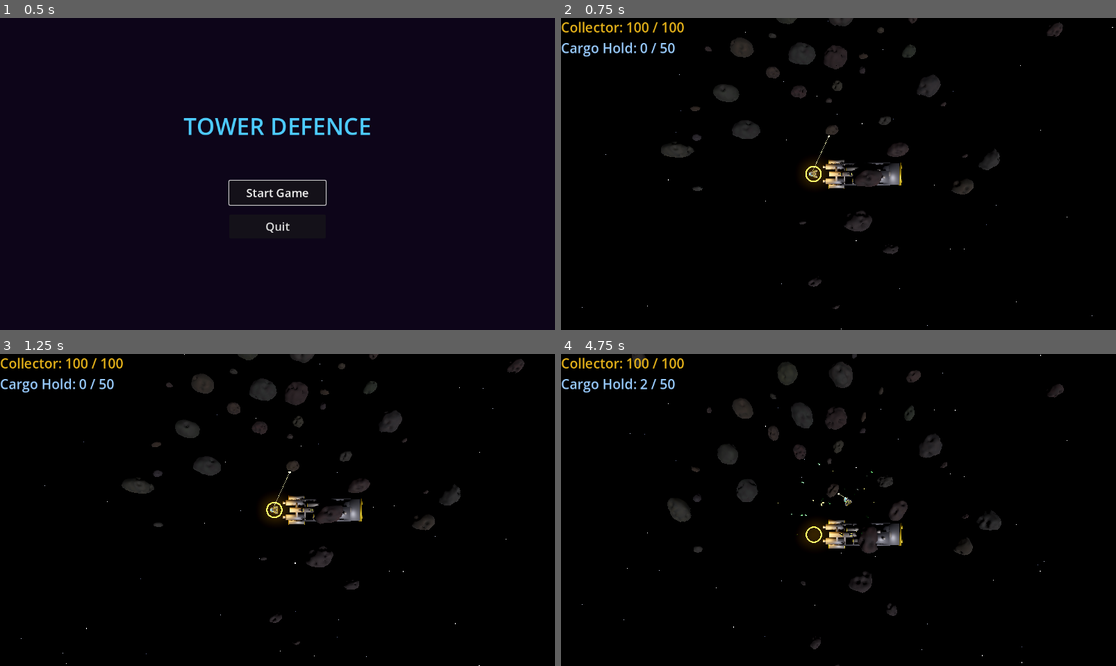
Above: before the commit, frames 1-4 (two rows, left to right).
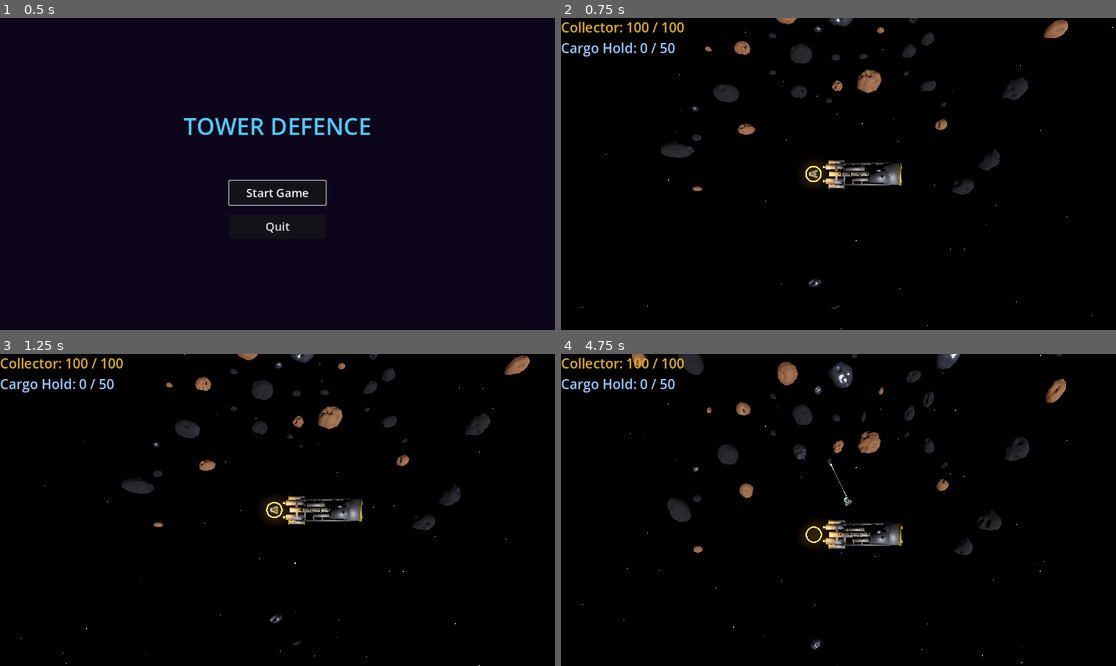
Above: after the commit, the same moments.

Repository: rgjhawkins/towerdefence
Game: Godot game, scene res://main_menu.tscn
Two runs of this game, one before a commit and one after it. Both use one fixed random seed, a clock stepped at 60 frames per second and the inputs below.
Inputs:
- Up to frame 1 (0.5 s): no input
- Up to frame 2 (0.75 s): click "Start Game" at 0.5 s
- Up to frame 3 (1.25 s): no input
- Up to frame 4 (4.75 s): hold D 1.28-2.03 s; hold A 2.03-2.78 s; hold D 2.78-3.53 s; hold W 3.53-4.28 s; hold A from 4.28 s (still down)

Frame 1 is identical in both runs. In frame 2, 2.6% of the frame differs, in the area x 22-92%, y 0-94%; in frame 3, 2.6%; in frame 4, 3.3%, in the area x 12-91%, y 0-100%.

Commit message:
Add asteroid type system (C/S/M) and OreBase class
- asteroid_base.gd: AsteroidBase extends StaticBody3D — owns model loading,
  collision, material, ore depletion. Virtual interface for type/ore/capacity.
- c_type_asteroid.gd: dark carbonaceous, 60% spawn rate, carbon ore
- s_type_asteroid.gd: reddish-brown silicaceous, 30% spawn rate, silicate ore
- m_type_asteroid.gd: metallic silver, 10% spawn rate, metal ore
- ore_base.gd: OreBase with drift/fade behavior and ore_type/value properties
- ore_piece.gd: now just extends OreBase
- asteroid_field.gd: spawns typed asteroids, preserves type through splitting
- mining_laser_turret.gd: uses AsteroidBase, gets ore scene from asteroid type

Co-Authored-By: Claude Sonnet 4.6 <noreply@anthropic.com>

Diff:
--- /dev/null
+++ b/asteroid_base.gd
@@ -0,0 +1,115 @@
+class_name AsteroidBase
+extends StaticBody3D
+## Base class for all asteroid types (C, S, M).
+## Call setup() after adding to the scene tree.
+## Subclasses override the virtual methods to define type identity,
+## appearance, ore type, and ore capacity.
+
+const ORE_SCENE := preload("res://ore_piece.tscn")
+
+var tier:          String = "large"
+var radius:        float  = 2.0
+var ore_remaining: int    = 0
+var mesh_root:     Node3D = null   # The instantiated GLB node — used by AsteroidField for hole markers
+
+
+# ── Virtual interface ─────────────────────────────────────────────────────────
+
+## Short identifier string: "C", "S", or "M".
+func get_asteroid_type() -> String:
+	return ""
+
+## Ore type identifier passed to spawned ore pieces.
+func get_ore_type() -> String:
+	return "generic"
+
+## Ore capacity for a given physical tier.
+func get_ore_capacity(t: String) -> int:
+	match t:
+		"large":  return 50
+		"medium": return 25
+		_:        return 12
+
+## Surface material applied to the mesh. Override for type-specific look.
+func _get_surface_material() -> StandardMaterial3D:
+	var mat := StandardMaterial3D.new()
+	mat.albedo_color = Color(0.4, 0.4, 0.4)
+	mat.roughness    = 0.9
+	mat.metallic     = 0.05
+	return mat
+
+## Ore scene to instantiate when this asteroid is mined.
+## Override to return a type-specific ore scene.
+func get_ore_scene() -> PackedScene:
+	return ORE_SCENE
+
+
+# ── Setup ─────────────────────────────────────────────────────────────────────
+
+## Initialise the asteroid. Must be called after add_child().
+func setup(model_path: String, r: float, t: String) -> void:
+	radius        = r
+	tier          = t
+	ore_remaining = get_ore_capacity(t)
+
+	add_to_group("asteroids")
+	set_meta("radius",        radius)
+	set_meta("tier",          tier)
+	set_meta("ore_remaining", ore_remaining)
+	set_meta("asteroid_type", get_asteroid_type())
+	set_meta("ore_type",      get_ore_type())
+
+	_load_model(model_path)
+
+
+func _load_model(path: String) -> void:
+	var scene := load(path) as PackedScene
+	if not scene:
+		push_warning("AsteroidBase: could not load model: " + path)
+		return
+
+	mesh_root       = scene.instantiate() as Node3D
+	mesh_root.scale = Vector3.ONE * radius
+	add_child(mesh_root)
+
+	_apply_material()
+	_build_collision()
+
+
+func _apply_material() -> void:
+	var mat := _get_surface_material()
+	for child in mesh_root.get_children():
+		if child is MeshInstance3D:
+			child.material_override = mat
+
+
+func _build_collision() -> void:
+	var col := CollisionShape3D.new()
+	var mi:  MeshInstance3D = null
+	for child in mesh_root.get_children():
+		if child is MeshInstance3D:
+			mi = child
+			break
+
+	if mi:
+		var trimesh := mi.mesh.create_trimesh_shape() as ConcavePolygonShape3D
+		var faces   := trimesh.get_faces()
+		for i in faces.size():
+			faces[i] *= radius
+		trimesh.set_faces(faces)
+		col.shape = trimesh
+	else:
+		var sphere   := SphereShape3D.new()
+		sphere.radius = radius
+		col.shape     = sphere
+
+	add_child(col)
+
+
+# ── Ore depletion ─────────────────────────────────────────────────────────────
+
+## Remove `amount` ore. Returns the new ore_remaining value.
+func deplete_ore(amount: int) -> int:
+	ore_remaining = maxi(0, ore_remaining - amount)
+	set_meta("ore_remaining", ore_remaining)
+	return ore_remaining
--- a/asteroid_field.gd
+++ b/asteroid_field.gd
@@ -5,9 +5,8 @@
 const NUM_HOLES      := 3
 const CLUSTER_SPREAD := 40.0
 const CLUSTER_CENTRE := Vector3(0.0, 1.5, -18.0)
+const MOTHERSHIP_CLEAR_RADIUS := 12.0  # No asteroids within this distance of the mothership
 const EXPLOSION_SCENE := preload("res://explosion.tscn")
-
-const ORE_CAPACITY := {"large": 50, "medium": 25, "small": 12}
 
 # Full pool of [path, radius, tier] — 30 large + 30 medium + 30 small = 90 variants
 var _pool:        Array = []
@@ -15,8 +14,10 @@
 var _pool_medium: Array = []
 var _pool_small:  Array = []
 
+var _mothership_pos: Vector3 = Vector3.ZERO
+
 # Per-asteroid state
-var _bodies:        Array[StaticBody3D] = []
+var _bodies:        Array[AsteroidBase] = []
 var _rot_axes:      Array[Vector3]      = []
 var _rot_speeds:    Array[float]        = []
 var _hole_markers:  Array[Node3D]       = []
@@ -25,6 +26,9 @@
 
 func _ready() -> void:
 	add_to_group("space_anomalies")
+	var mothership := get_tree().get_first_node_in_group("mothership") as Node3D
+	if mothership:
+		_mothership_pos = mothership.global_position
 	_build_pool()
 	_spawn_cluster()
 
@@ -52,7 +56,21 @@
 		var tier:   String = entry[2]
 		var pos     := _pick_position(placed, radius)
 		placed.append({"pos": pos, "radius": radius})
-		_spawn_asteroid(pos, path, radius, tier)
+		_spawn_asteroid(pos, path, radius, tier, _pick_asteroid_type())
+
+
+func _pick_asteroid_type() -> String:
+	var r := randf()
+	if r < 0.60: return "C"   # 60% carbonaceous — most common
+	elif r < 0.90: return "S"  # 30% silicaceous
+	else: return "M"           # 10% metallic — rarest
+
+
+func _make_asteroid(asteroid_type: String) -> AsteroidBase:
+	match asteroid_type:
+		"S": return STypeAsteroid.new()
+		"M": return MTypeAsteroid.new()
+		_:   return CTypeAsteroid.new()
 
 
 func _pick_position(placed: Array, new_radius: float) -> Vector3:
@@ -67,6 +85,12 @@
 			sin(angle) * r
 		)
 		var pos   := CLUSTER_CENTRE + offset
+		# Reject positions inside the mothership exclusion zone (XZ only)
+		var flat_pos := Vector3(pos.x, _mothership_pos.y, pos.z)
+		var flat_ms  := Vector3(_mothership_pos.x, _mothership_pos.y, _mothership_pos.z)
+		if flat_pos.distance_to(flat_ms) < MOTHERSHIP_CLEAR_RADIUS + new_radius:
+			continue
+
 		var valid := true
 		for p in placed:
 			var min_dist: float = p["radius"] + new_radius + 0.8
@@ -79,40 +103,12 @@
 	return CLUSTER_CENTRE + Vector3(placed.size() * (new_radius * 2.0 + 1.0), 0.0, 0.0)
 
 
-func _spawn_asteroid(pos: Vector3, path: String, radius: float, tier: String) -> void:
-	var body := StaticBody3D.new()
+func _spawn_asteroid(pos: Vector3, path: String, radius: float, tier: String, asteroid_type: String) -> void:
+	var body := _make_asteroid(asteroid_type)
 	body.position = pos
-	body.add_to_group("asteroids")
-	body.set_meta("radius", radius)
-	body.set_meta("tier", tier)
-	body.set_meta("ore_remaining", ORE_CAPACITY[tier])
 	add_child(body)
+	body.setup(path, radius, tier)
 	_bodies.append(body)
-
-	var scene: PackedScene = load(path)
-	var mesh_inst := scene.instantiate() as Node3D
-	mesh_inst.scale = Vector3.ONE * radius
-	body.add_child(mesh_inst)
-
-	# Trimesh collision derived from the actual mesh, scaled to match
-	var col := CollisionShape3D.new()
-	var mi: MeshInstance3D = null
-	for child in mesh_inst.get_children():
-		if child is MeshInstance3D:
-			mi = child
-			break
-	if mi:
-		var trimesh := mi.mesh.create_trimesh_shape() as ConcavePolygonShape3D
-		var faces := trimesh.get_faces()
-		for i in faces.size():
-			faces[i] *= radius
-		trimesh.set_faces(faces)
-		col.shape = trimesh
-	else:
-		var sphere := SphereShape3D.new()
-		sphere.radius = radius
-		col.shape = sphere
-	body.add_child(col)
 
 	_rot_axes.append(Vector3(randf_range(-1.0, 1.0),
 							 randf_range(-1.0, 1.0),
@@ -120,7 +116,8 @@
 	_rot_speeds.append(randf_range(0.25, 0.65))
 
 	_holes_by_body[body] = []
-	_create_holes(mesh_inst, body, radius)
+	if body.mesh_root:
+		_create_holes(body.mesh_root, body, radius)
 
 
 # ── Holes / spawn markers ─────────────────────────────────────────────────────
@@ -173,8 +170,8 @@
 func deplete_body(body: StaticBody3D) -> void:
 	var pos  := body.global_position
 	var tier: String = body.get_meta("tier", "small")
-
-	# Dust/explosion at the break point
+	var asteroid_type: String = body.get_meta("asteroid_type", "C")
+
 	var exp := EXPLOSION_SCENE.instantiate() as Node3D
 	get_tree().root.add_child(exp)
 	exp.global_position = pos
@@ -182,29 +179,26 @@
 	_remove_body(body)
 	body.queue_free()
 
-	# Split into two of the next size down
+	# Split into two fragments of the next size down, preserving asteroid type
 	match tier:
 		"large":
-			# Place the two medium fragments on opposite sides so they never overlap
-			# medium radius = 1.2, so offset each by 1.2 + 0.8 = 2.0 from centre
 			var split_dir := Vector3(randf_range(-1.0, 1.0), 0.0, randf_range(-1.0, 1.0)).normalized()
-			_spawn_asteroid_by_tier(pos + split_dir * 2.0, "medium")
-			_spawn_asteroid_by_tier(pos - split_dir * 2.0, "medium")
+			_spawn_asteroid_by_tier(pos + split_dir * 2.0, "medium", asteroid_type)
+			_spawn_asteroid_by_tier(pos - split_dir * 2.0, "medium", asteroid_type)
 		"medium":
-			# small radius = 0.6, so offset each by 0.6 + 0.8 = 1.4 from centre
 			var split_dir := Vector3(randf_range(-1.0, 1.0), 0.0, randf_range(-1.0, 1.0)).normalized()
-			_spawn_asteroid_by_tier(pos + split_dir * 1.4, "small")
-			_spawn_asteroid_by_tier(pos - split_dir * 1.4, "small")
+			_spawn_asteroid_by_tier(pos + split_dir * 1.4, "small", asteroid_type)
+			_spawn_asteroid_by_tier(pos - split_dir * 1.4, "small", asteroid_type)
 		# small → crumbles to dust, nothing spawns
 
 
-func _spawn_asteroid_by_tier(pos: Vector3, tier: String) -> void:
+func _spawn_asteroid_by_tier(pos: Vector3, tier: String, asteroid_type: String) -> void:
 	var pool: Array = _pool_large if tier == "large" else (_pool_medium if tier == "medium" else _pool_small)
 	var entry: Array = pool[randi() % pool.size()]
-	_spawn_asteroid(pos, entry[0], entry[1], tier)
-
-
-func _remove_body(body: StaticBody3D) -> void:
+	_spawn_asteroid(pos, entry[0], entry[1], tier, asteroid_type)
+
+
+func _remove_body(body: AsteroidBase) -> void:
 	var idx := _bodies.find(body)
 	if idx == -1:
 		return
--- /dev/null
+++ b/c_type_asteroid.gd
@@ -0,0 +1,20 @@
+class_name CTypeAsteroid
+extends AsteroidBase
+## C-type (carbonaceous) asteroid.
+## Most common. Dark, carbon-rich surface. Moderate ore yield.
+
+func get_asteroid_type() -> String: return "C"
+func get_ore_type()      -> String: return "carbon"
+
+func get_ore_capacity(t: String) -> int:
+	match t:
+		"large":  return 60
+		"medium": return 30
+		_:        return 15
+
+func _get_surface_material() -> StandardMaterial3D:
+	var mat := StandardMaterial3D.new()
+	mat.albedo_color = Color(0.08, 0.08, 0.09)  # Near-black carbonaceous
+	mat.roughness    = 0.97
+	mat.metallic     = 0.0
+	return mat
--- /dev/null
+++ b/m_type_asteroid.gd
@@ -0,0 +1,21 @@
+class_name MTypeAsteroid
+extends AsteroidBase
+## M-type (metallic) asteroid.
+## Rare. Bright silvery-grey surface with high metallic sheen.
+## Lower ore count but highest future value per piece.
+
+func get_asteroid_type() -> String: return "M"
+func get_ore_type()      -> String: return "metal"
+
+func get_ore_capacity(t: String) -> int:
+	match t:
+		"large":  return 35
+		"medium": return 18
+		_:        return 9
+
+func _get_surface_material() -> StandardMaterial3D:
+	var mat := StandardMaterial3D.new()
+	mat.albedo_color = Color(0.62, 0.65, 0.70)  # Cool silver-grey
+	mat.roughness    = 0.25
+	mat.metallic     = 0.92
+	return mat
--- a/mining_laser_turret.gd
+++ b/mining_laser_turret.gd
@@ -5,7 +5,7 @@
 
 signal asteroid_mined(hit_point: Vector3)
 
-const ORE_SCENE   := preload("res://ore_piece.tscn")
+const DEFAULT_ORE_SCENE := preload("res://ore_piece.tscn")
 const MINING_SOUND  := preload("res://assets/audio/mining_laser.wav")
 const BREAK_SOUND   := preload("res://assets/audio/rock_break.wav")
 const MINING_RANGE  := 8.0
@@ -13,7 +13,7 @@
 const LASER_RADIUS  := 0.03
 const ORE_EJECT_SPEED := 1.2
 
-var _mining_target: StaticBody3D = null
+var _mining_target: AsteroidBase = null
 var _laser_beam: MeshInstance3D = null
 var _laser_material: StandardMaterial3D = null
 var _impact_glow: MeshInstance3D = null
@@ -76,10 +76,10 @@
 
 func _update(delta: float) -> void:
 	# Find closest asteroid in range
-	var closest: StaticBody3D = null
+	var closest: AsteroidBase = null
 	var closest_dist := MINING_RANGE
 	for node in get_tree().get_nodes_in_group("asteroids"):
-		var asteroid := node as StaticBody3D
+		var asteroid := node as AsteroidBase
 		if not asteroid:
 			continue
 		var dist := global_position.distance_to(asteroid.global_position)
@@ -112,7 +112,7 @@
 	var barrel_forward := -global_transform.basis.z
 	var beam_start := global_position + barrel_forward * 0.14 + Vector3(0.0, 0.08, 0.0)
 
-	var asteroid_radius: float = _mining_target.get_meta("radius", 1.0)
+	var asteroid_radius: float = _mining_target.radius
 	var to_asteroid := (_mining_target.global_position - beam_start).normalized()
 	var hit_point := _mining_target.global_position - to_asteroid * asteroid_radius
 
@@ -137,8 +137,11 @@
 func _spawn_mined_ore(hit_point: Vector3) -> void:
 	var count := randi_range(1, 5)
 	var surface_normal := (hit_point - _mining_target.global_position).normalized()
+	var ore_scene := _mining_target.get_ore_scene()
 	for i in count:
-		var ore := ORE_SCENE.instantiate()
+		var ore := ore_scene.instantiate() as OreBase
+		if ore:
+			ore.ore_type = _mining_target.get_ore_type()
 		get_tree().root.add_child(ore)
 		ore.global_position = hit_point + Vector3(
 			randf_range(-0.15, 0.15), 0.0, randf_range(-0.15, 0.15)
@@ -155,8 +158,7 @@
 	asteroid_mined.emit(hit_point)
 
 	# Deplete ore from the asteroid; split it when exhausted
-	var remaining: int = _mining_target.get_meta("ore_remaining", 1) - count
-	_mining_target.set_meta("ore_remaining", remaining)
+	var remaining := _mining_target.deplete_ore(count)
 	if remaining <= 0:
 		var field := get_tree().get_first_node_in_group("space_anomalies") as SpaceAnomaly
 		if field:
--- /dev/null
+++ b/ore_base.gd
@@ -0,0 +1,52 @@
+class_name OreBase
+extends Node3D
+## Base class for all collectible ore pieces.
+## Handles drift, tumble, fade-out, and group membership.
+## Subclasses override ore_type and value, and can customise appearance.
+
+@export var ore_type: String = "generic"
+@export var value:    int    = 1
+
+@export var drift_speed:    float = 0.5
+@export var rotation_speed: float = 2.0
+@export var lifespan:       float = 30.0
+@export var fade_duration:  float = 3.0
+
+var drift_direction: Vector3
+var age: float = 0.0
+var mesh_node: Node = null
+var original_material: StandardMaterial3D = null
+
+
+func _ready() -> void:
+	add_to_group("ore")
+
+	drift_direction = Vector3(
+		randf_range(-1, 1), 0, randf_range(-1, 1)
+	).normalized() * drift_speed
+
+	rotation = Vector3(randf() * TAU, randf() * TAU, randf() * TAU)
+
+	mesh_node = get_node_or_null("Mesh")
+	if mesh_node and mesh_node.material:
+		original_material = mesh_node.material.duplicate()
+		original_material.transparency = BaseMaterial3D.TRANSPARENCY_ALPHA
+		mesh_node.material = original_material
+
+
+func _process(delta: float) -> void:
+	age += delta
+	if age >= lifespan:
+		queue_free()
+		return
+
+	var fade_start := lifespan - fade_duration
+	if age > fade_start and original_material:
+		var t := (age - fade_start) / fade_duration
+		original_material.albedo_color.a = 1.0 - t
+		original_material.emission_energy_multiplier = (1.0 - t) * 2.5
+
+	position += drift_direction * delta
+	rotation.x += rotation_speed * delta * 0.7
+	rotation.y += rotation_speed * delta
+	rotation.z += rotation_speed * delta * 0.5
--- a/ore_piece.gd
+++ b/ore_piece.gd
@@ -1,66 +1,5 @@
 class_name OrePiece
-extends Node3D
-
-@export var drift_speed: float = 0.5
-@export var rotation_speed: float = 2.0
-@export var lifespan: float = 30.0
-@export var fade_duration: float = 3.0
-
-var drift_direction: Vector3
-var age: float = 0.0
-var mesh_node: Node = null
-var original_material: StandardMaterial3D = null
-
-
-func _ready() -> void:
-	add_to_group("ore")
-
-	# Random drift direction
-	drift_direction = Vector3(
-		randf_range(-1, 1),
-		0,
-		randf_range(-1, 1)
-	).normalized() * drift_speed
-
-	# Random initial rotation
-	rotation = Vector3(
-		randf() * TAU,
-		randf() * TAU,
-		randf() * TAU
-	)
-
-	# Get mesh for fading
-	mesh_node = get_node_or_null("Mesh")
-	if mesh_node and mesh_node.material:
-		# Duplicate material so each ore piece can fade independently
-		original_material = mesh_node.material.duplicate()
-		original_material.transparency = BaseMaterial3D.TRANSPARENCY_ALPHA
-		mesh_node.material = original_material
-
-
-func _process(delta: float) -> void:
-	# Track age
-	age += delta
-
-	# Check if expired
-	if age >= lifespan:
-		queue_free()
-		return
-
-	# Fade out near end of life
-	var fade_start := lifespan - fade_duration
-	if age > fade_start and original_material:
-		var fade_progress := (age - fade_start) / fade_duration
-		var alpha := 1.0 - fade_progress
-		original_material.albedo_color.a = alpha
-		# Also fade emission
-		var emission_strength := alpha * 2.5
-		original_material.emission_energy_multiplier = emission_strength
-
-	# Slow drift
-	position += drift_direction * delta
-
-	# Tumble rotation
-	rotation.x += rotation_speed * delta * 0.7
-	rotation.y += rotation_speed * delta
-	rotation.z += rotation_speed * delta * 0.5
+extends OreBase
+## Generic ore piece — the default drop for any asteroid type.
+## Specific ore subclasses (CarbonOre, SilicateOre, MetalOre) will
+## extend OreBase directly when ore type differentiation is needed.
--- /dev/null
+++ b/s_type_asteroid.gd
@@ -0,0 +1,20 @@
+class_name STypeAsteroid
+extends AsteroidBase
+## S-type (silicaceous) asteroid.
+## Moderately common. Stony reddish-brown surface. Standard ore yield.
+
+func get_asteroid_type() -> String: return "S"
+func get_ore_type()      -> String: return "silicate"
+
+func get_ore_capacity(t: String) -> int:
+	match t:
+		"large":  return 50
+		"medium": return 25
+		_:        return 12
+
+func _get_surface_material() -> StandardMaterial3D:
+	var mat := StandardMaterial3D.new()
+	mat.albedo_color = Color(0.48, 0.32, 0.20)  # Reddish-brown stony
+	mat.roughness    = 0.88
+	mat.metallic     = 0.08
+	return mat
